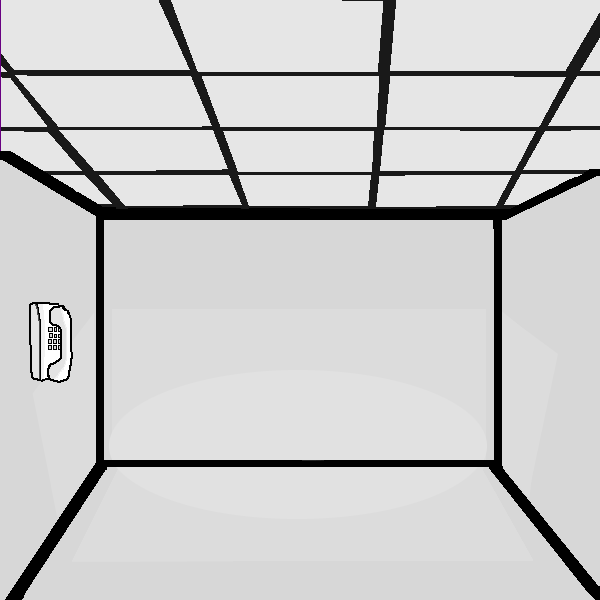
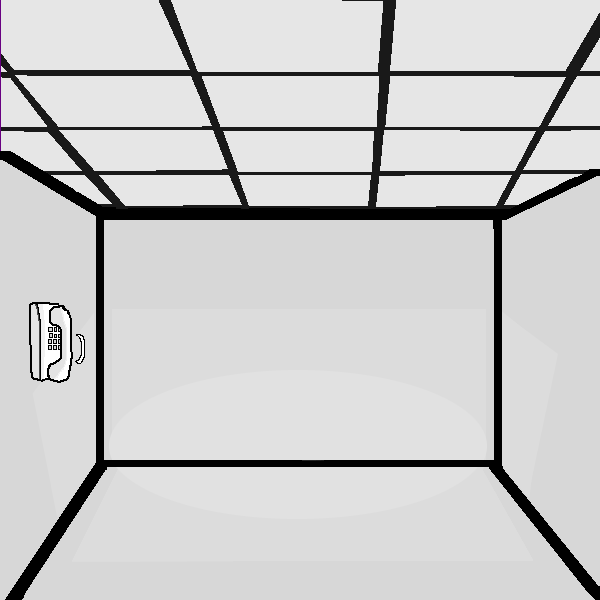
Layered file, before and after one edit (600x600). Changes by layer:
added layer "Audio" above "Phone" over [75, 334, 85, 364]
